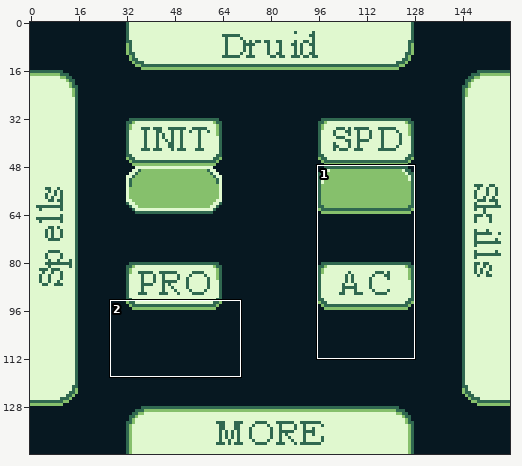
Two versions of one pixel-art file, assets/aseprite_files/main_char_background_v2.aseprite. Above: a wide view before the commit, with the close-up outlined.
Close-up. The starting point:
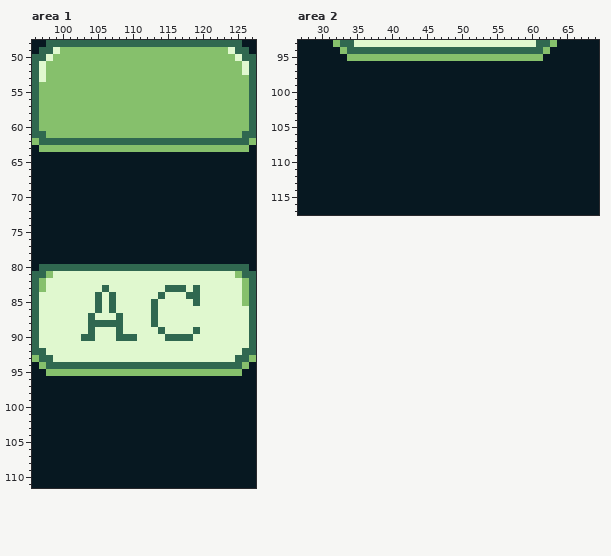
160x144 pixels, 1 frame. Shown: area 1: x 96..127, y 48..111; area 2: x 27..69, y 93..117.
After the commit:
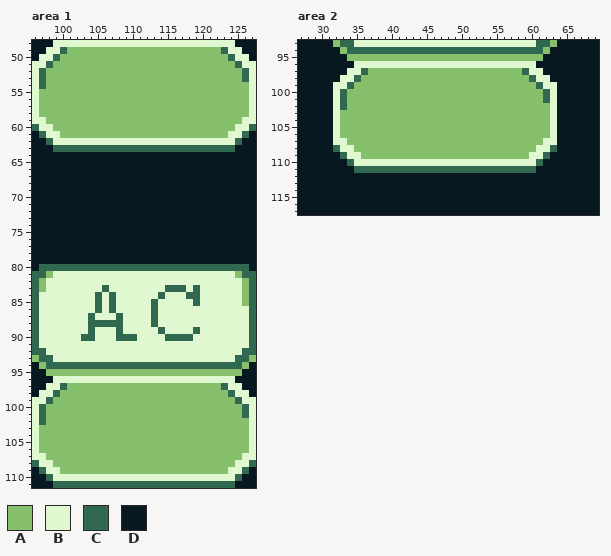
Palette (. is transparent): A #86c06c  B #e0f8cf  C #306850  D #071821
Message: Added second char screen
What changed:
--- area 1, layer "Borders"
@@ x 96..127 @@
- 48 DDCCCCCCCCCCCCCCCCCCCCCCCCCCCCDD
- 49 DCCBAAAAAAAAAAAAAAAAAAAAAAAABCCD
- 50 CCBAAAAAAAAAAAAAAAAAAAAAAAAAABCC
- 51 CBAAAAAAAAAAAAAAAAAAAAAAAAAAAABC
- 52 CBAAAAAAAAAAAAAAAAAAAAAAAAAAAABC
- 53 CBAAAAAAAAAAAAAAAAAAAAAAAAAAAAAC
- 54 CAAAAAAAAAAAAAAAAAAAAAAAAAAAAAAC
- 55 CAAAAAAAAAAAAAAAAAAAAAAAAAAAAAAC
- 56 CAAAAAAAAAAAAAAAAAAAAAAAAAAAAAAC
- 57 CAAAAAAAAAAAAAAAAAAAAAAAAAAAAAAC
- 58 CAAAAAAAAAAAAAAAAAAAAAAAAAAAAAAC
- 59 CAAAAAAAAAAAAAAAAAAAAAAAAAAAAAAC
- 60 CAAAAAAAAAAAAAAAAAAAAAAAAAAAAAAC
- 61 CCAAAAAAAAAAAAAAAAAAAAAAAAAAAACC
- 62 ACCCCCCCCCCCCCCCCCCCCCCCCCCCCCCA
- 63 DAAAAAAAAAAAAAAAAAAAAAAAAAAAAAAD
+ 48 DDDBBBBBBBBBBBBBBBBBBBBBBBBBBDDD
+ 49 DDBBCAAAAAAAAAAAAAAAAAAAAAACBBDD
+ 50 DBBCAAAAAAAAAAAAAAAAAAAAAAAACBBD
+ 51 BBCAAAAAAAAAAAAAAAAAAAAAAAAAACBB
+ 52 BCAAAAAAAAAAAAAAAAAAAAAAAAAAAACB
+ 53 BCAAAAAAAAAAAAAAAAAAAAAAAAAAAACB
+ 54 BCAAAAAAAAAAAAAAAAAAAAAAAAAAAAAB
+ 55 BAAAAAAAAAAAAAAAAAAAAAAAAAAAAAAB
+ 56 BAAAAAAAAAAAAAAAAAAAAAAAAAAAAAAB
+ 57 BAAAAAAAAAAAAAAAAAAAAAAAAAAAAAAB
+ 58 BAAAAAAAAAAAAAAAAAAAAAAAAAAAAAAB
+ 59 BBAAAAAAAAAAAAAAAAAAAAAAAAAAAABB
+ 60 CBBAAAAAAAAAAAAAAAAAAAAAAAAAABBC
+ 61 DCBBAAAAAAAAAAAAAAAAAAAAAAAABBCD
+ 62 DDCBBBBBBBBBBBBBBBBBBBBBBBBBBCDD
+ 63 DDDCCCCCCCCCCCCCCCCCCCCCCCCCCDDD
  64 DDDDDDDDDDDDDDDDDDDDDDDDDDDDDDDD
@@ x 96..127 @@
  95 DDAAAAAAAAAAAAAAAAAAAAAAAAAAAADD
- 96 DDDDDDDDDDDDDDDDDDDDDDDDDDDDDDDD
- 97 DDDDDDDDDDDDDDDDDDDDDDDDDDDDDDDD
- 98 DDDDDDDDDDDDDDDDDDDDDDDDDDDDDDDD
- 99 DDDDDDDDDDDDDDDDDDDDDDDDDDDDDDDD
-100 DDDDDDDDDDDDDDDDDDDDDDDDDDDDDDDD
-101 DDDDDDDDDDDDDDDDDDDDDDDDDDDDDDDD
-102 DDDDDDDDDDDDDDDDDDDDDDDDDDDDDDDD
-103 DDDDDDDDDDDDDDDDDDDDDDDDDDDDDDDD
-104 DDDDDDDDDDDDDDDDDDDDDDDDDDDDDDDD
-105 DDDDDDDDDDDDDDDDDDDDDDDDDDDDDDDD
-106 DDDDDDDDDDDDDDDDDDDDDDDDDDDDDDDD
-107 DDDDDDDDDDDDDDDDDDDDDDDDDDDDDDDD
-108 DDDDDDDDDDDDDDDDDDDDDDDDDDDDDDDD
-109 DDDDDDDDDDDDDDDDDDDDDDDDDDDDDDDD
-110 DDDDDDDDDDDDDDDDDDDDDDDDDDDDDDDD
-111 DDDDDDDDDDDDDDDDDDDDDDDDDDDDDDDD
+ 96 DDDBBBBBBBBBBBBBBBBBBBBBBBBBBDDD
+ 97 DDBBCAAAAAAAAAAAAAAAAAAAAAACBBDD
+ 98 DBBCAAAAAAAAAAAAAAAAAAAAAAAACBBD
+ 99 BBCAAAAAAAAAAAAAAAAAAAAAAAAAACBB
+100 BCAAAAAAAAAAAAAAAAAAAAAAAAAAAACB
+101 BCAAAAAAAAAAAAAAAAAAAAAAAAAAAACB
+102 BCAAAAAAAAAAAAAAAAAAAAAAAAAAAAAB
+103 BAAAAAAAAAAAAAAAAAAAAAAAAAAAAAAB
+104 BAAAAAAAAAAAAAAAAAAAAAAAAAAAAAAB
+105 BAAAAAAAAAAAAAAAAAAAAAAAAAAAAAAB
+106 BAAAAAAAAAAAAAAAAAAAAAAAAAAAAAAB
+107 BBAAAAAAAAAAAAAAAAAAAAAAAAAAAABB
+108 CBBAAAAAAAAAAAAAAAAAAAAAAAAAABBC
+109 DCBBAAAAAAAAAAAAAAAAAAAAAAAABBCD
+110 DDCBBBBBBBBBBBBBBBBBBBBBBBBBBCDD
+111 DDDCCCCCCCCCCCCCCCCCCCCCCCCCCDDD
--- area 2, layer "Borders"
@@ x 27..69 @@
  95 DDDDDDDAAAAAAAAAAAAAAAAAAAAAAAAAAAADDDDDDDD
- 96 DDDDDDDDDDDDDDDDDDDDDDDDDDDDDDDDDDDDDDDDDDD
- 97 DDDDDDDDDDDDDDDDDDDDDDDDDDDDDDDDDDDDDDDDDDD
- 98 DDDDDDDDDDDDDDDDDDDDDDDDDDDDDDDDDDDDDDDDDDD
- 99 DDDDDDDDDDDDDDDDDDDDDDDDDDDDDDDDDDDDDDDDDDD
-100 DDDDDDDDDDDDDDDDDDDDDDDDDDDDDDDDDDDDDDDDDDD
-101 DDDDDDDDDDDDDDDDDDDDDDDDDDDDDDDDDDDDDDDDDDD
-102 DDDDDDDDDDDDDDDDDDDDDDDDDDDDDDDDDDDDDDDDDDD
-103 DDDDDDDDDDDDDDDDDDDDDDDDDDDDDDDDDDDDDDDDDDD
-104 DDDDDDDDDDDDDDDDDDDDDDDDDDDDDDDDDDDDDDDDDDD
-105 DDDDDDDDDDDDDDDDDDDDDDDDDDDDDDDDDDDDDDDDDDD
-106 DDDDDDDDDDDDDDDDDDDDDDDDDDDDDDDDDDDDDDDDDDD
-107 DDDDDDDDDDDDDDDDDDDDDDDDDDDDDDDDDDDDDDDDDDD
-108 DDDDDDDDDDDDDDDDDDDDDDDDDDDDDDDDDDDDDDDDDDD
-109 DDDDDDDDDDDDDDDDDDDDDDDDDDDDDDDDDDDDDDDDDDD
-110 DDDDDDDDDDDDDDDDDDDDDDDDDDDDDDDDDDDDDDDDDDD
-111 DDDDDDDDDDDDDDDDDDDDDDDDDDDDDDDDDDDDDDDDDDD
+ 96 DDDDDDDDBBBBBBBBBBBBBBBBBBBBBBBBBBDDDDDDDDD
+ 97 DDDDDDDBBCAAAAAAAAAAAAAAAAAAAAAACBBDDDDDDDD
+ 98 DDDDDDBBCAAAAAAAAAAAAAAAAAAAAAAAACBBDDDDDDD
+ 99 DDDDDBBCAAAAAAAAAAAAAAAAAAAAAAAAAACBBDDDDDD
+100 DDDDDBCAAAAAAAAAAAAAAAAAAAAAAAAAAAACBDDDDDD
+101 DDDDDBCAAAAAAAAAAAAAAAAAAAAAAAAAAAACBDDDDDD
+102 DDDDDBCAAAAAAAAAAAAAAAAAAAAAAAAAAAAABDDDDDD
+103 DDDDDBAAAAAAAAAAAAAAAAAAAAAAAAAAAAAABDDDDDD
+104 DDDDDBAAAAAAAAAAAAAAAAAAAAAAAAAAAAAABDDDDDD
+105 DDDDDBAAAAAAAAAAAAAAAAAAAAAAAAAAAAAABDDDDDD
+106 DDDDDBAAAAAAAAAAAAAAAAAAAAAAAAAAAAAABDDDDDD
+107 DDDDDBBAAAAAAAAAAAAAAAAAAAAAAAAAAAABBDDDDDD
+108 DDDDDCBBAAAAAAAAAAAAAAAAAAAAAAAAAABBCDDDDDD
+109 DDDDDDCBBAAAAAAAAAAAAAAAAAAAAAAAABBCDDDDDDD
+110 DDDDDDDCBBBBBBBBBBBBBBBBBBBBBBBBBBCDDDDDDDD
+111 DDDDDDDDCCCCCCCCCCCCCCCCCCCCCCCCCCDDDDDDDDD
 112 DDDDDDDDDDDDDDDDDDDDDDDDDDDDDDDDDDDDDDDDDDD
